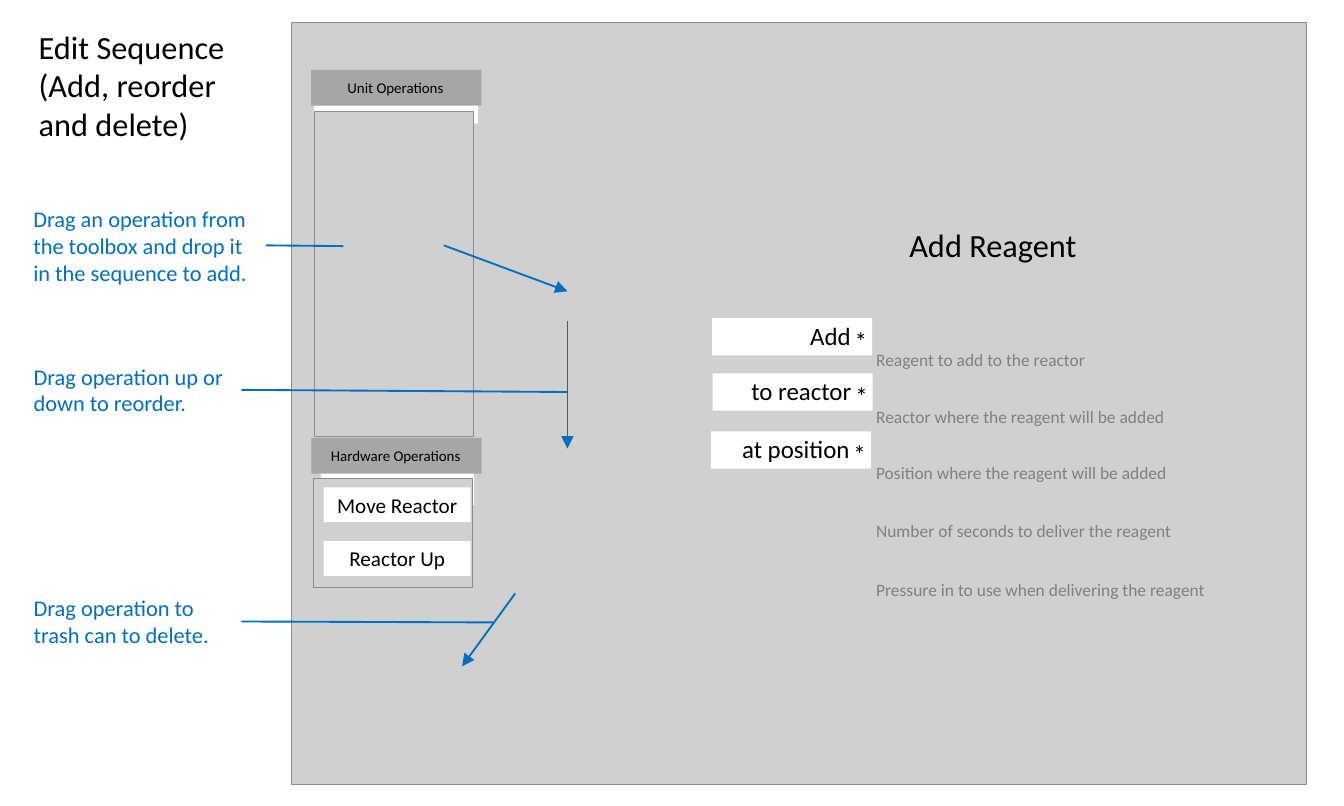
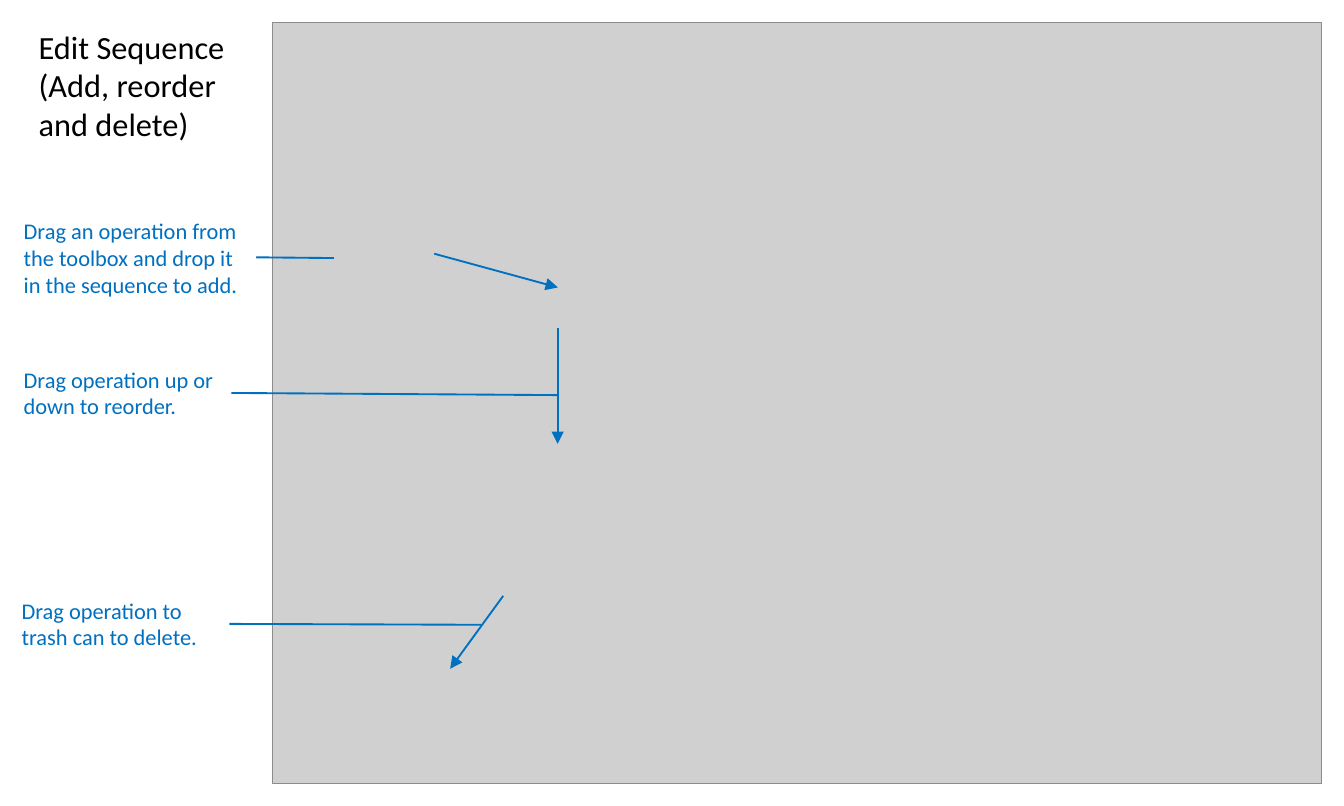
Before and after one commit to michaelvandam/elixys, a slide deck: slide 15 of doc/ElixysUserInterfaceWireframes3.pptx (slide 16 before the commit). Drawn at 1344x806 pixels with LibreOffice and Linux fonts; fonts in the diff are those of the drawing; grey boxes stand for pictures. Boxes give left, top, right and bottom in pixels: in the first picture for what was removed or moved away, otherwise in the second. Text is boxed around its words. In the diff, an @@ line names an element or a change of style, - is before the commit and + after.

```diff
--- a/doc/ElixysUserInterfaceWireframes3.pptx
+++ b/doc/ElixysUserInterfaceWireframes3.pptx
@@ picture: place and size @@
-picture at <box>291,22,1306,785</box>
+picture at <box>273,22,1322,784</box>
@@ text "Drag an operation from the ...": place and size @@
-text "Drag an operation from the ..." at <box>33,211,247,285</box>
+text "Drag an operation from the ..." at <box>24,223,237,297</box>
@@ line moved from (266, 246) - (343, 246) to (256, 257) - (334, 258) @@
@@ arrow moved from (444, 246) - (567, 291) to (435, 254) - (558, 288) @@
@@ arrow moved from (567, 321) - (567, 449) to (557, 328) - (557, 444) @@
@@ group removed at <box>311,70,1204,599</box>: 17 texts, 9 rectangles, 2 pictures @@
-Unit Operations
-Hardware Operations
-Move Reactor
-Reactor Up
-Reactor where the reagent will be added
-Reagent to add to the reactor
-Position where the reagent will be added
-Number of seconds to deliver the reagent
-Pressure in to use when delivering the reagent
-Add Reagent
-*
-*
-*
-*
-Add
-*
-to reactor
-*
-at position
@@ text "Drag operation to trash can ...": place and size @@
-text "Drag operation to trash can ..." at <box>34,600,209,643</box>
+text "Drag operation to trash can ..." at <box>22,603,197,645</box>
@@ arrow moved from (515, 594) - (462, 667) to (504, 596) - (450, 669) @@
@@ 2 lines, 1 text: place and size @@
-2 lines, 1 text at <box>34,369,567,623</box>
+2 lines, 1 text at <box>24,372,557,625</box>
```
Also in this commit, not shown: 15 other slides changed, 6 slides added, 8 slides removed.
